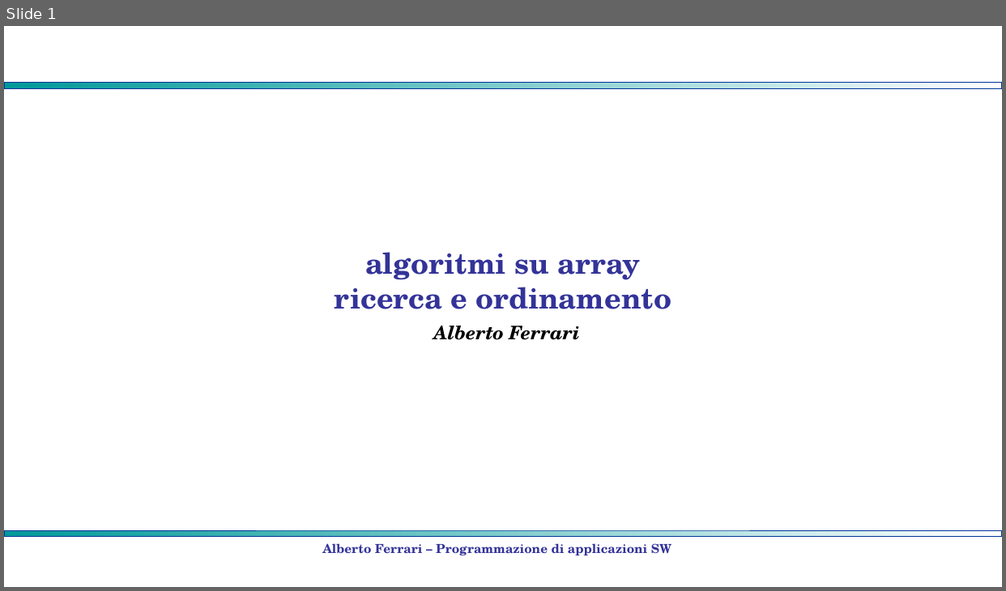
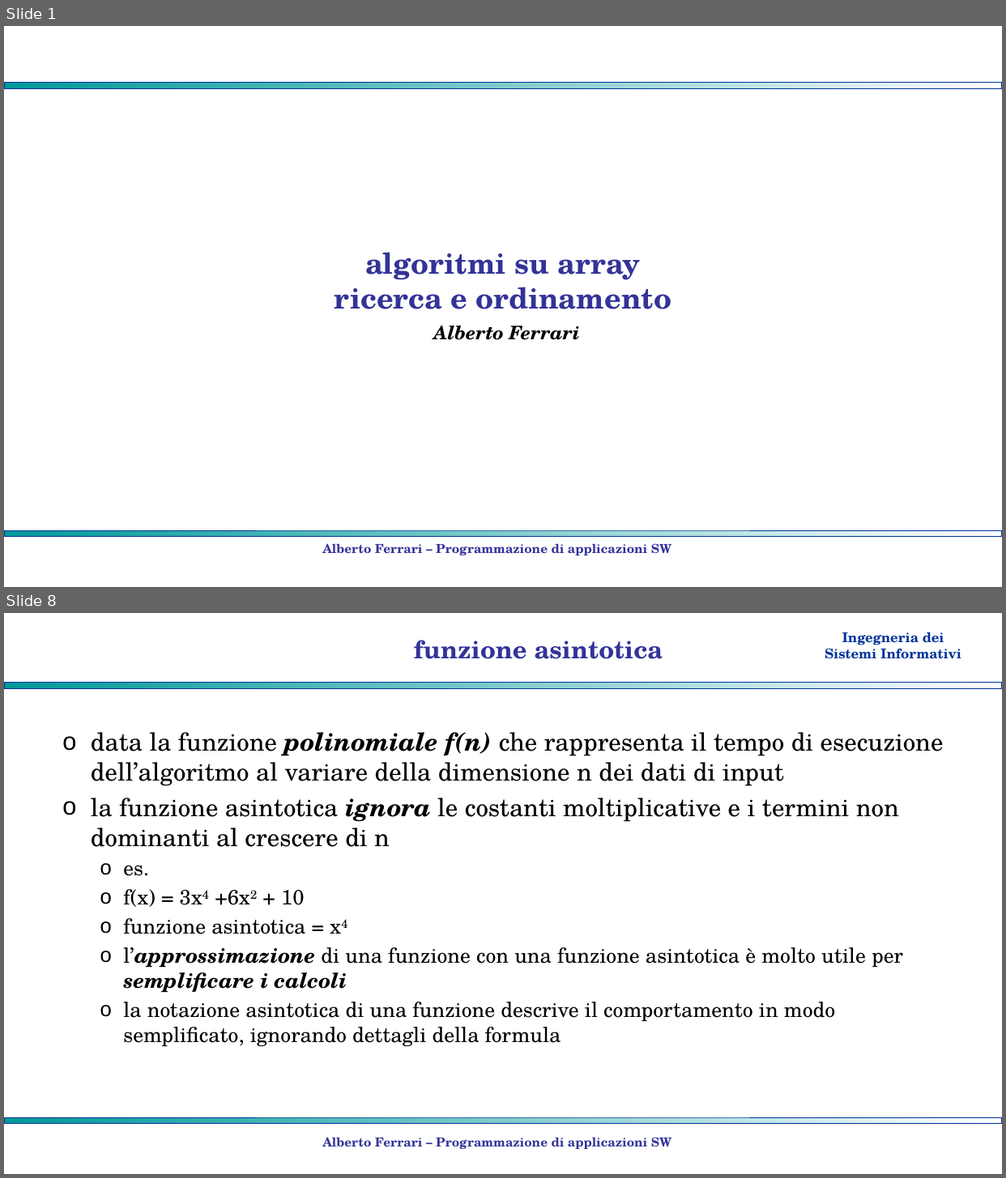
Before and after one commit to albertoferrari/pasw, a slide deck: lezioni/PASW08 - array - ricerca ordinamento.pptx. Shown one above the other, each under a label of ours: slide 1 before the commit, slides 1 and 8 after it; the slides between them are not shown. The pictures are 1006x591 and 1006x1178 pixels, drawn with LibreOffice and Linux fonts; fonts in the diff are those of the drawing; background and template pictures are left out. Boxes give left, top, right and bottom in pixels: in the first picture for what was removed or moved away, otherwise in the second. Text is boxed around its words. In the diff, an @@ line names an element or a change of style, - is before the commit and + after.

```diff
--- a/lezioni/PASW08 - array - ricerca ordinamento.pptx
+++ b/lezioni/PASW08 - array - ricerca ordinamento.pptx
@@ slide 8 added at (x1=4, y1=613, x2=1002, y2=1174), background #FFFFFF; not listed: 1 template element that a slide beside it also shows @@
@@ text added at (x1=825, y1=632, x2=961, y2=659), 13 pt, text #003399, bold @@
+Ingegneria dei
+Sistemi Informativi
@@ title added at (x1=414, y1=640, x2=663, y2=659), 24 pt, text #333399, bold @@
+funzione asintotica
@@ rectangle added at (x1=4, y1=683, x2=1002, y2=688), fill gradient #009999 to #FFFFFF, outline #003399 0.75 pt @@
@@ text added at (x1=91, y1=732, x2=944, y2=1047), 20 pt, text #000000 @@
+o data la funzione polinomiale f(n) che rappresenta il tempo di esecuzione dell’algoritmo al variare della dimensione n dei dati di input
+o la funzione asintotica ignora le costanti moltiplicative e i termini non dominanti al crescere di n
+  o es.
+  o f(x) = 3x4 +6x2 + 10
+  o funzione asintotica = x4
+  o l’approssimazione di una funzione con una funzione asintotica è molto utile per semplificare i calcoli
+  o la notazione asintotica di una funzione descrive il comportamento in modo semplificato, ignorando dettagli della formula
@@ text added at (x1=322, y1=1137, x2=671, y2=1149), 12 pt, text #333399, bold @@
+Alberto Ferrari – Programmazione di applicazioni SW
```
Also in this commit, not shown: 14 slides changed, 15 other slides added, 1 other file.
